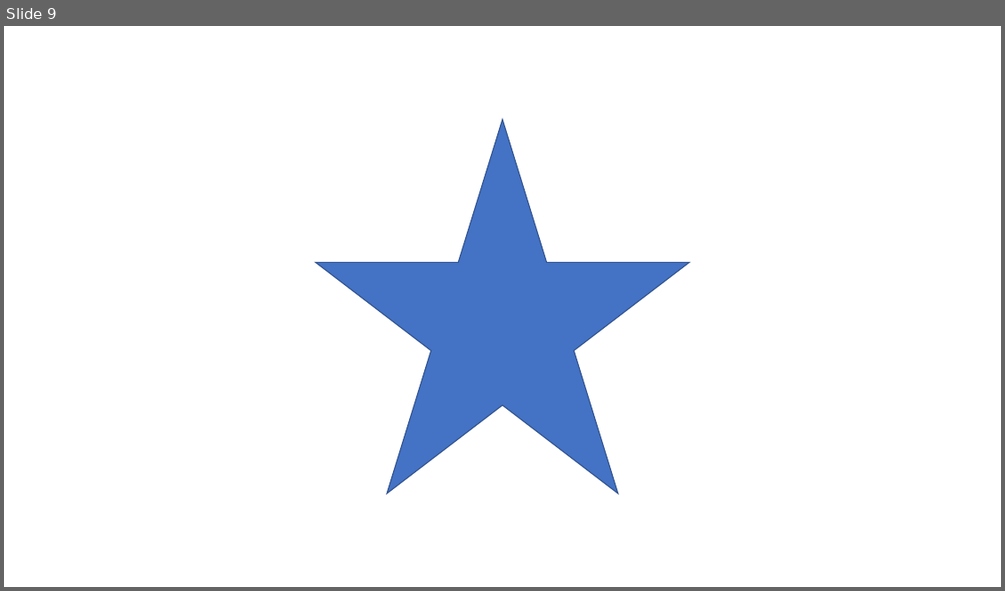
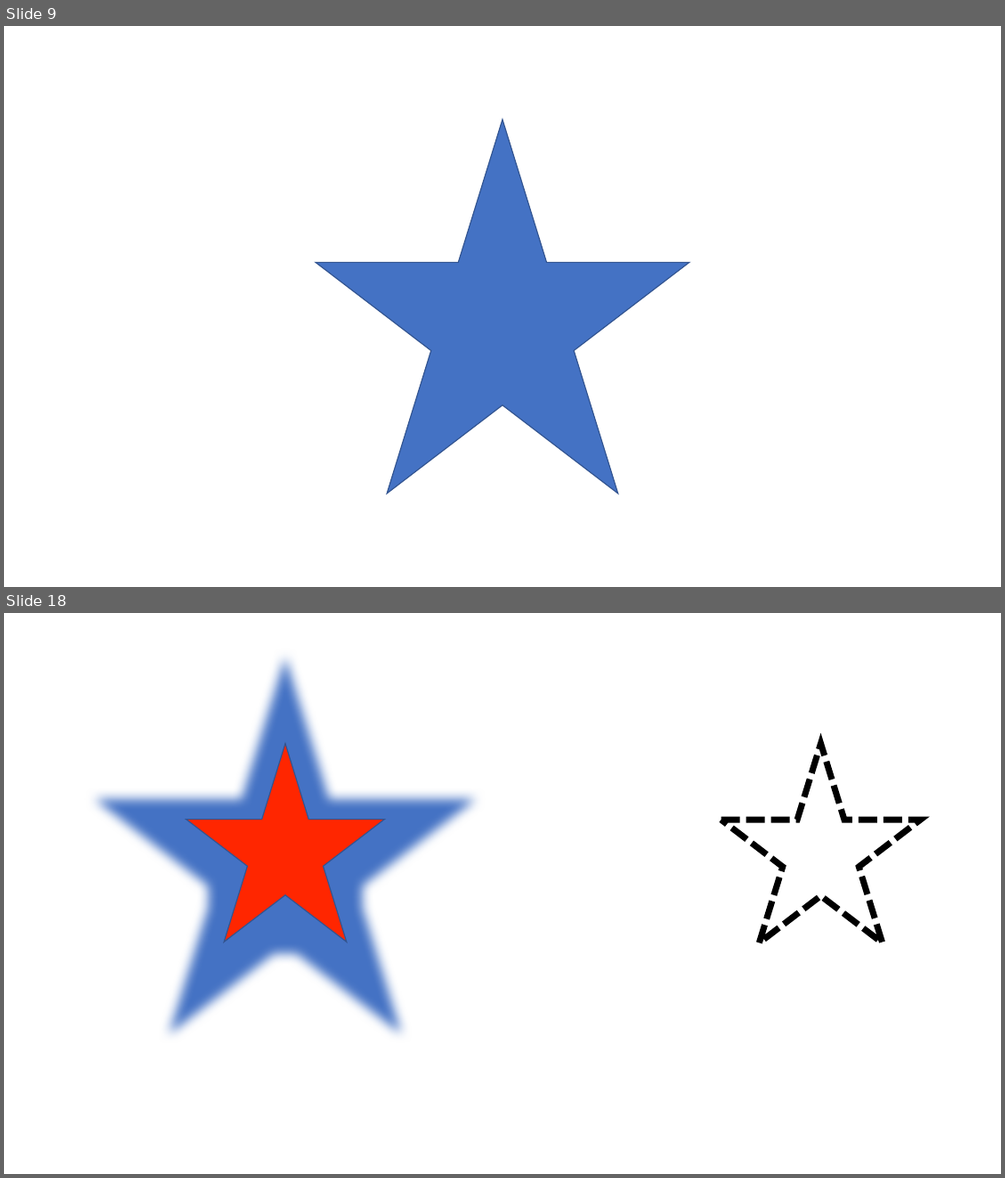
Before and after one commit to sayedihashimi/animal-web, a slide deck: ios/resources/shapes.pptx. Shown one above the other, each under a label of ours: slide 9 before the commit, slides 9 and 18 after it; the slides between them are not shown. The pictures are 1005x591 and 1005x1178 pixels, drawn with LibreOffice and Linux fonts; fonts in the diff are those of the drawing. Boxes give left, top, right and bottom in pixels: in the first picture for what was removed or moved away, otherwise in the second. Text is boxed around its words. In the diff, an @@ line names an element or a change of style, - is before the commit and + after.

```diff
--- a/ios/resources/shapes.pptx
+++ b/ios/resources/shapes.pptx
@@ slide 18 added at bbox=[4, 613, 1001, 1174], background #FFFFFF @@
@@ star added at bbox=[56, 613, 515, 1072], fill #4472C4 @@
@@ star added at bbox=[186, 743, 385, 941], fill #FF2600, outline #325491 1 pt @@
@@ star added at bbox=[721, 743, 921, 943], fill #FFFFFF, outline #000000 6 pt dashed @@
```
Also in this commit, not shown: 8 other slides added, 59 other files.
